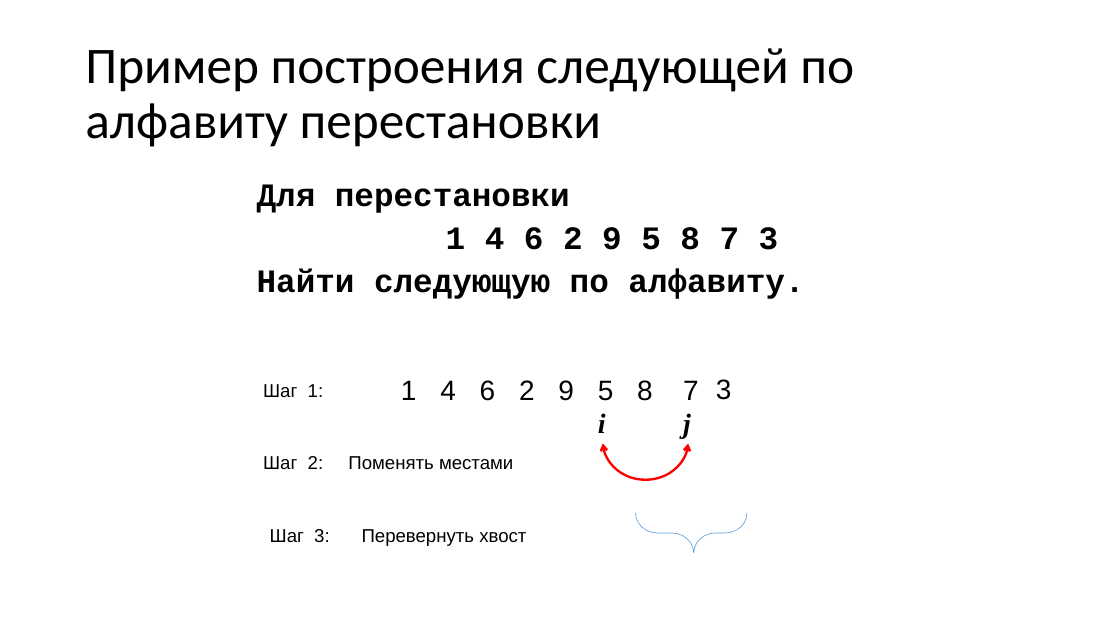
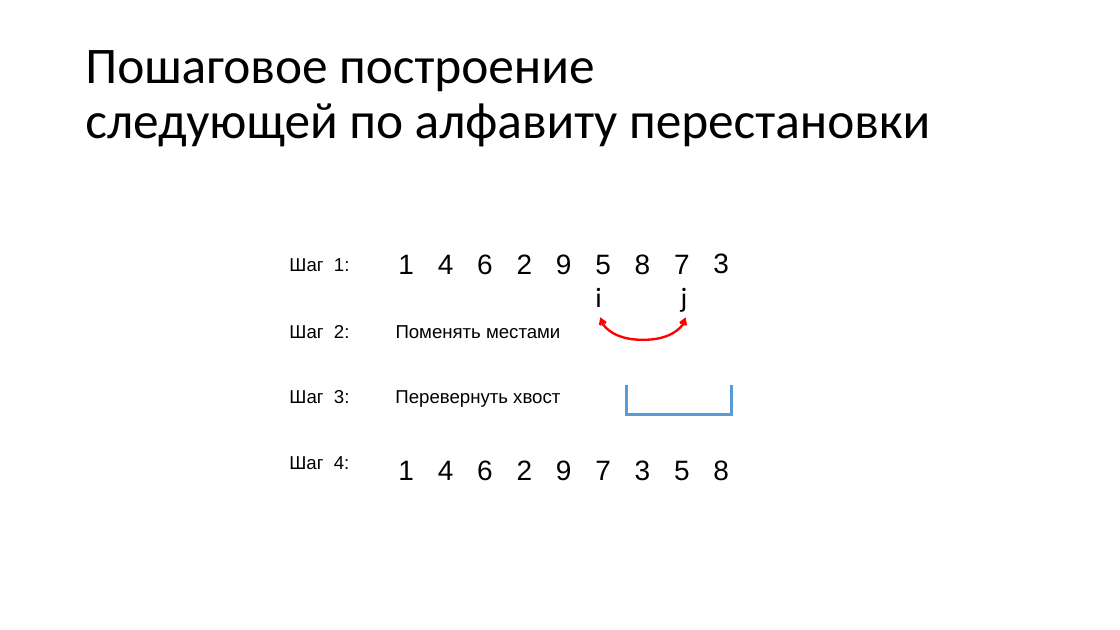
Before and after one commit to Evgueni-Petrov-aka-espetrov/Algorithms-and-Programming-in-C-pptx, a slide deck: slide 20 of 23 Перестановки.pptx. Drawn at 1120x630 pixels with LibreOffice and Linux fonts; fonts in the diff are those of the drawing. Boxes give left, top, right and bottom in pixels: in the first picture for what was removed or moved away, otherwise in the second. Text is boxed around its words. In the diff, an @@ line names an element or a change of style, - is before the commit and + after.

```diff
--- a/23 Перестановки.pptx
+++ b/23 Перестановки.pptx
@@ title at (x1=85, y1=50, x2=930, y2=147): text changed @@
-Пример построения следующей по алфавиту перестановки
+Пошаговое построение
+следующей по алфавиту перестановки
@@ text removed at (x1=257, y1=184, x2=804, y2=299) @@
-Для перестановки
-1 4 6 2 9 5 8 7 3
-Найти следующую по алфавиту.
@@ text "Шаг 1:" moved from (x1=263, y1=384, x2=324, y2=397) to (x1=289, y1=258, x2=350, y2=271) @@
@@ 5 texts moved together from (x1=401, y1=379, x2=732, y2=401) to (x1=398, y1=253, x2=729, y2=275) @@
@@ text "7" moved from (x1=683, y1=380, x2=699, y2=400) to (x1=674, y1=254, x2=690, y2=274) @@
@@ text "i" at (x1=595, y1=287, x2=601, y2=307): font Times New Roman to Calibri, bold off, italic off @@
@@ 5 texts moved together from (x1=440, y1=380, x2=691, y2=438) to (x1=438, y1=254, x2=688, y2=312) @@
@@ text "j" at (x1=681, y1=288, x2=688, y2=312): font Times New Roman to Calibri, bold off, italic off @@
@@ text "Шаг 2:" moved from (x1=263, y1=456, x2=324, y2=469) to (x1=289, y1=325, x2=350, y2=338) @@
@@ text "Поменять местами" moved from (x1=348, y1=456, x2=513, y2=469) to (x1=396, y1=325, x2=560, y2=338) @@
@@ curved double arrow moved from (603, 444) - (688, 444) to (601, 318) - (686, 318) @@
@@ text "Шаг 3:" moved from (x1=270, y1=529, x2=330, y2=542) to (x1=289, y1=390, x2=350, y2=403) @@
@@ text "Перевернуть хвост" moved from (x1=362, y1=529, x2=526, y2=546) to (x1=395, y1=390, x2=560, y2=407) @@
@@ left bracket added at (x1=627, y1=385, x2=732, y2=414), outline #5B9BD5 2.25 pt @@
@@ text added at (x1=289, y1=456, x2=350, y2=469), 16 pt, text #000000 @@
+Шаг 4:
@@ text added at (x1=398, y1=460, x2=414, y2=480), 24 pt, text #000000 @@
+1
@@ text added at (x1=438, y1=460, x2=454, y2=480), 24 pt, text #000000 @@
+4
@@ text added at (x1=477, y1=460, x2=493, y2=481), 24 pt, text #000000 @@
+6
@@ text added at (x1=517, y1=460, x2=533, y2=480), 24 pt, text #000000 @@
+2
@@ text added at (x1=556, y1=460, x2=572, y2=481), 24 pt, text #000000 @@
+9
@@ text added at (x1=595, y1=460, x2=611, y2=480), 24 pt, text #000000 @@
+7
@@ text added at (x1=635, y1=460, x2=651, y2=481), 24 pt, text #000000 @@
+3
@@ text added at (x1=674, y1=460, x2=690, y2=481), 24 pt, text #000000 @@
+5
@@ text added at (x1=713, y1=460, x2=729, y2=481), 24 pt, text #000000 @@
+8
@@ left brace removed at (x1=636, y1=513, x2=747, y2=553) @@
```
Also in this commit, not shown: 19 other slides changed, 1 slide added.
